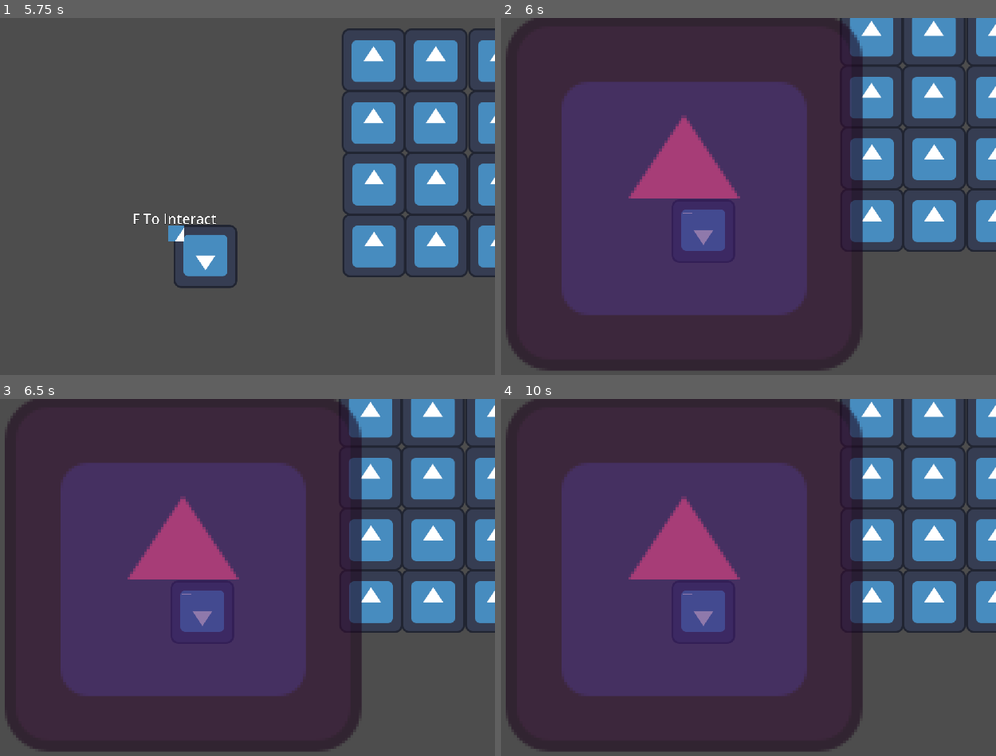
Above: before the commit, frames 1-4 (two rows, left to right).
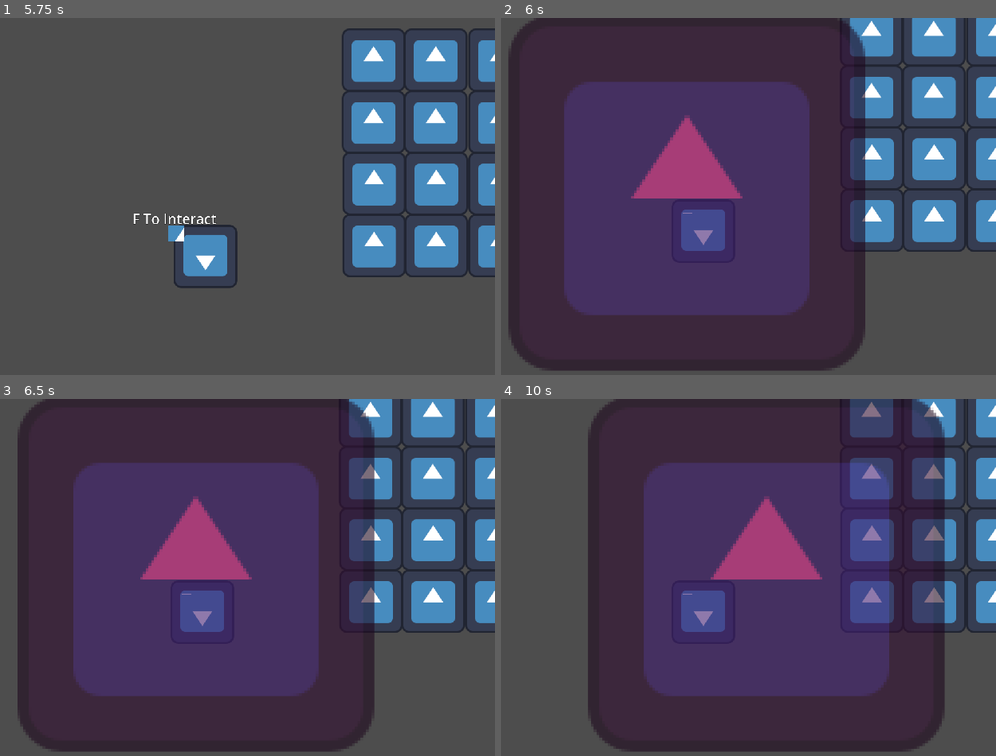
Above: after the commit, the same moments.

Repository: Mr-Wilhelm/MonkeyJam2025-I-Want-To-Live
Game: Godot game, scene res://Scenes/PlayerMovementTestScene.tscn
The game is run twice, just before and just after one commit, with the same random seed, the same clock (stepped at 60 frames per second) and the same inputs. The engine's default icon, where the game draws it, is replaced by a stand-in: a white triangle on a blue panel in a dark square.
Inputs:
- Up to frame 1 (5.75 s): hold D (MoveRight) 0.53-1.28 s; hold F (Interact) 0.53-1.28 s; hold S (MoveDown) 1.28-2.03 s; tap F (Interact) at 1.35, 2.85, 4.35 s; tap Enter at 2 s; hold D (MoveRight) 2.03-2.78 s; hold F (Interact) 2.03-2.78 s; hold W (MoveUp) 2.78-3.53 s; tap Space at 3.5 s; hold F (Interact) 3.53-4.28 s; hold A (MoveLeft) 3.53-5.03 s; tap , (DebugToggleCam) at 4.15 s; hold S (MoveDown) from 5.03 s (still down); hold F (Interact) from 5.03 s (still down)
- Up to frame 2 (6 s): release S (MoveDown) at 5.78 s; release F (Interact) at 5.78 s; hold D (MoveRight) from 5.78 s (still down); tap F (Interact) at 5.85 s
- Up to frame 3 (6.5 s): keep holding D (MoveRight)
- Up to frame 4 (10 s): release D (MoveRight) at 6.53 s; hold W (MoveUp) 6.53-7.28 s; hold F (Interact) 6.53-7.28 s; hold D (MoveRight) 7.28-8.03 s; tap F (Interact) at 7.35, 8.85 s; hold S (MoveDown) 8.03-8.78 s; hold F (Interact) 8.03-8.78 s; hold A (MoveLeft) 8.78-9.53 s; hold W (MoveUp) from 9.53 s (still down); hold F (Interact) from 9.53 s (still down)

Frame 1 is identical in both runs. In frame 2, 2.0% of the frame differs, in the area x 0-74%, y 1-97%; in frame 3, 9.5%; in frame 4, 51%, in the area x 0-90%, y 0-99%.
Error before the commit: Invalid assignment of property or key 'pause_mode' with value of type 'int' on a base object of type 'CanvasLayer'. (res://Prefabs/TestInteractableObject.gd:18)

Commit message:
Tweaked Interaction Logic

Diff:
--- /dev/null
+++ b/Prefabs/DebugTestingInteractionScene.tscn
@@ -0,0 +1,12 @@
+[gd_scene load_steps=3 format=3 uid="uid://bb4w36cc3whjb"]
+
+[ext_resource type="Texture2D" uid="uid://cego7vhynmun7" path="res://icon.svg" id="1_vcsb2"]
+[ext_resource type="Script" path="res://Scripts/InteractionDebugTest.gd" id="2_yghli"]
+
+[node name="Sprite2D" type="Sprite2D"]
+process_mode = 2
+modulate = Color(0.902874, 0.198059, 0.584507, 0.588235)
+position = Vector2(980, 529.355)
+scale = Vector2(8.4, 8.4)
+texture = ExtResource("1_vcsb2")
+script = ExtResource("2_yghli")
--- /dev/null
+++ b/Prefabs/InteractableObject.gd
@@ -0,0 +1,19 @@
+extends Node2D
+
+@export var scene_to_load : int
+
+@onready var interactable: Area2D = $Interactable
+@onready var objectSprite: Sprite2D = $Sprite2D
+var minigameOverlay: CanvasLayer
+
+func _ready() -> void:
+	interactable.interact = Callable(self, "OnInteract")
+	minigameOverlay = get_parent().get_node("InteractionScene")
+
+
+func OnInteract() -> void:
+	print("Interacted with: " + name)
+
+	get_tree().paused = true
+
+	minigameOverlay.load_scene(scene_to_load) # <-- Change to index of interaction enum you want to play (seen in InteractioScene)
--- a/Prefabs/TestInteractable.tscn
+++ b/Prefabs/InteractableObject.tscn
@@ -1,22 +1,14 @@
 [gd_scene load_steps=5 format=3 uid="uid://l2juimtakpam"]
 
 [ext_resource type="Texture2D" uid="uid://cego7vhynmun7" path="res://icon.svg" id="1_8eiu0"]
-[ext_resource type="Script" path="res://Prefabs/TestInteractableObject.gd" id="1_bgrsw"]
+[ext_resource type="Script" path="res://Prefabs/InteractableObject.gd" id="1_bgrsw"]
 [ext_resource type="PackedScene" uid="uid://bxkh4atw3fqlm" path="res://Prefabs/Interactable.tscn" id="2_8a4oj"]
 
 [sub_resource type="RectangleShape2D" id="RectangleShape2D_vyas5"]
 size = Vector2(271, 238)
 
-[node name="TestInteractable" type="Node2D"]
+[node name="Interactable" type="Node2D"]
 script = ExtResource("1_bgrsw")
-
-[node name="MinigameOverlay" type="CanvasLayer" parent="."]
-
-[node name="Sprite2D" type="Sprite2D" parent="MinigameOverlay"]
-modulate = Color(0.902874, 0.198059, 0.584507, 0.588235)
-position = Vector2(980, 529.355)
-scale = Vector2(8.4, 8.4)
-texture = ExtResource("1_8eiu0")
 
 [node name="Sprite2D" type="Sprite2D" parent="."]
 z_index = -1
--- a/Prefabs/TestInteractableObject.gd
+++ /dev/null
@@ -1,18 +0,0 @@
-extends Node2D
-
-@onready var interactable: Area2D = $Interactable
-@onready var objectSprite: Sprite2D = $Sprite2D
-@onready var minigameOverlay: CanvasLayer = $MinigameOverlay
-
-func _ready() -> void:
-	interactable.interact = Callable(self, "OnInteract")
-	minigameOverlay.visible = false
-
-
-func OnInteract() -> void:
-	print("Interacted With", name)
-
-	get_tree().paused = true
-
-	minigameOverlay.visible = true
-	minigameOverlay.pause_mode = Node.PROCESS_MODE_PAUSABLE
--- a/Prefabs/interactable.gd
+++ b/Prefabs/interactable.gd
@@ -4,4 +4,4 @@
 @export var canInteract: bool = true
 
 var interact: Callable = func():
-	pass
+	get_parent().OnInteract()
--- a/Scenes/PlayerMovementTestScene.tscn
+++ b/Scenes/PlayerMovementTestScene.tscn
@@ -1,9 +1,10 @@
-[gd_scene load_steps=5 format=3 uid="uid://b6byrx6hy6ifj"]
+[gd_scene load_steps=6 format=3 uid="uid://b6byrx6hy6ifj"]
 
 [ext_resource type="PackedScene" uid="uid://bj4fohgs16e3d" path="res://Prefabs/Player.tscn" id="1_epnhw"]
 [ext_resource type="Texture2D" uid="uid://cego7vhynmun7" path="res://icon.svg" id="2_q4i5e"]
 [ext_resource type="Script" path="res://Scripts/PlayerCamScript.gd" id="3_fdqgq"]
-[ext_resource type="PackedScene" uid="uid://l2juimtakpam" path="res://Prefabs/TestInteractable.tscn" id="4_f0a4x"]
+[ext_resource type="PackedScene" uid="uid://l2juimtakpam" path="res://Prefabs/InteractableObject.tscn" id="4_f0a4x"]
+[ext_resource type="Script" path="res://Scripts/InteractionSceneLoader.gd" id="5_ci84i"]
 
 [node name="PlayerMovement" type="Node2D"]
 
@@ -83,3 +84,6 @@
 
 [node name="TestInteractable" parent="." instance=ExtResource("4_f0a4x")]
 position = Vector2(408, 710)
+
+[node name="InteractionScene" type="CanvasLayer" parent="."]
+script = ExtResource("5_ci84i")
--- /dev/null
+++ b/Scripts/InteractionDebugTest.gd
@@ -0,0 +1,4 @@
+extends Sprite2D
+
+func _physics_process(delta: float) -> void:
+	position = Vector2(global_position.x+1, global_position.y)
--- /dev/null
+++ b/Scripts/InteractionSceneLoader.gd
@@ -0,0 +1,21 @@
+extends CanvasLayer
+
+enum interaction {RibbonCable, ScrapSearch, Welding, DirtCleaning, GearInsert, VendingShake, LegTwist}
+
+
+func load_scene(chosen_interaction : interaction):
+	match chosen_interaction:
+		interaction.RibbonCable:
+			add_child(load("res://Prefabs/DebugTestingInteractionScene.tscn").instantiate()) # replace with each scene
+		interaction.ScrapSearch:
+			pass
+		interaction.Welding:
+			pass
+		interaction.DirtCleaning:
+			pass
+		interaction.GearInsert:
+			pass
+		interaction.VendingShake:
+			pass
+		interaction.LegTwist:
+			pass
